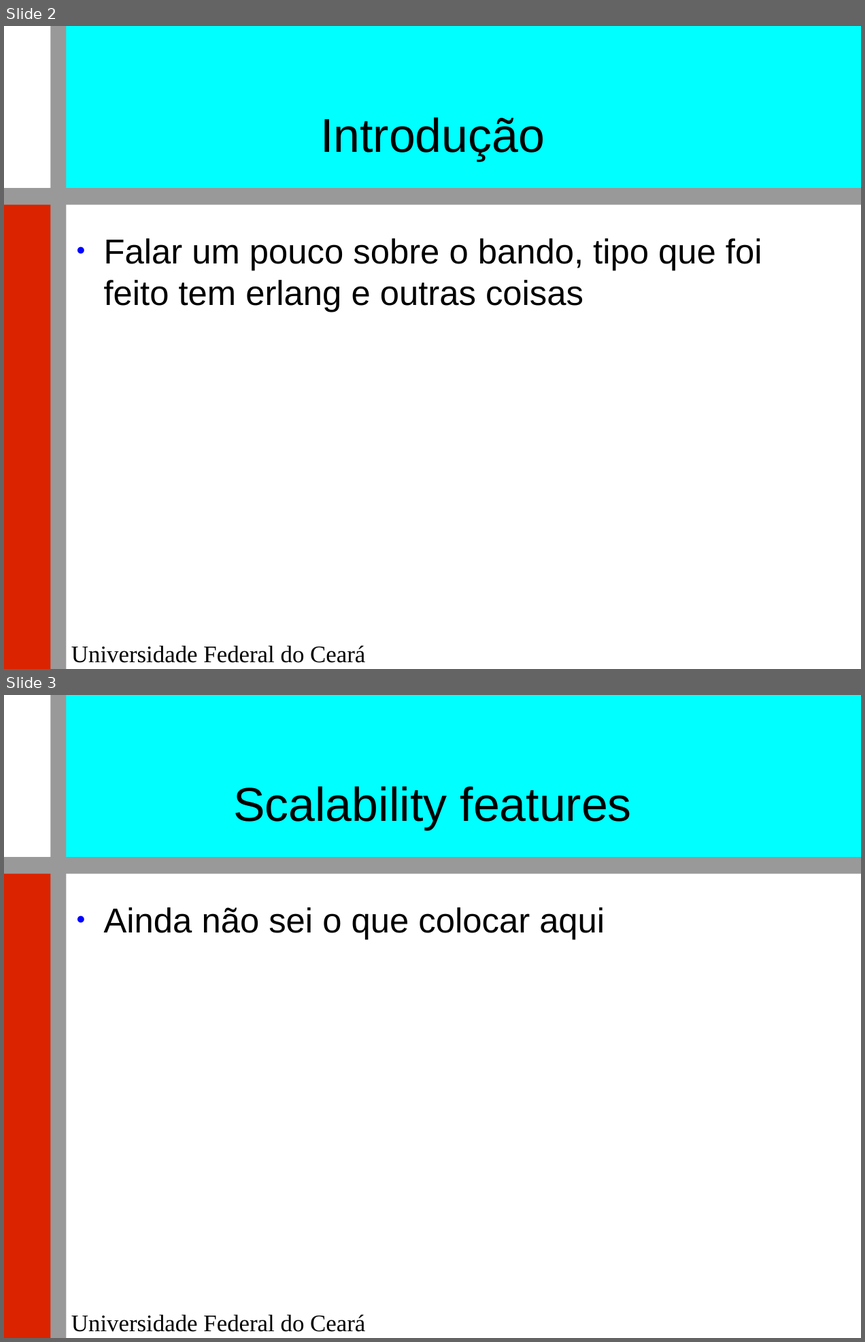
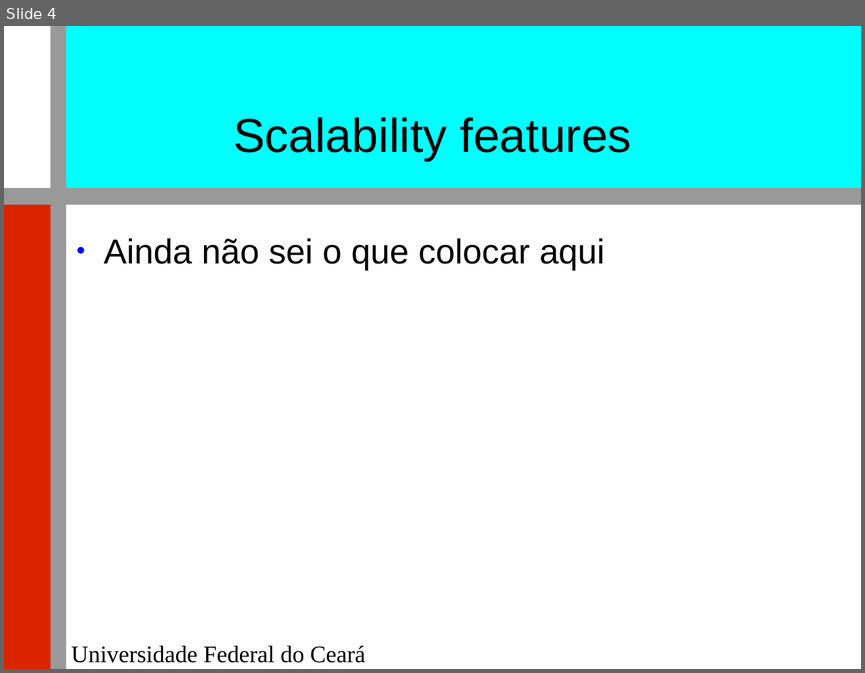
Before and after one commit to renatocjn/NoSQL_TF, a slide deck: Apresentação.odp. Shown one above the other, each under a label of ours: slides 2 and 3 before the commit, slide 4 after it. The pictures are 865x1342 and 865x673 pixels, drawn with LibreOffice and Linux fonts; fonts in the diff are those of the drawing; background and template pictures are left out. Boxes give left, top, right and bottom in pixels: in the first picture for what was removed or moved away, otherwise in the second. Text is boxed around its words. In the diff, an @@ line names an element or a change of style, - is before the commit and + after.

```diff
--- a/Apresentação.odp
+++ b/Apresentação.odp
@@ slide 2 removed at (4, 26, 861, 669), background #FFFFFF; not listed: 5 template elements that a slide beside it also shows @@
@@ title removed at (320, 117, 545, 161) @@
-Introdução
@@ text removed at (104, 238, 762, 312) @@
-● Falar um pouco sobre o bando, tipo que foi feito tem erlang e outras coisas
@@ what was slide 3 is now slide 4 @@
```
Also in this commit, not shown: 3 slides changed, 7 slides added, 3 other slides removed, 1 other file.
